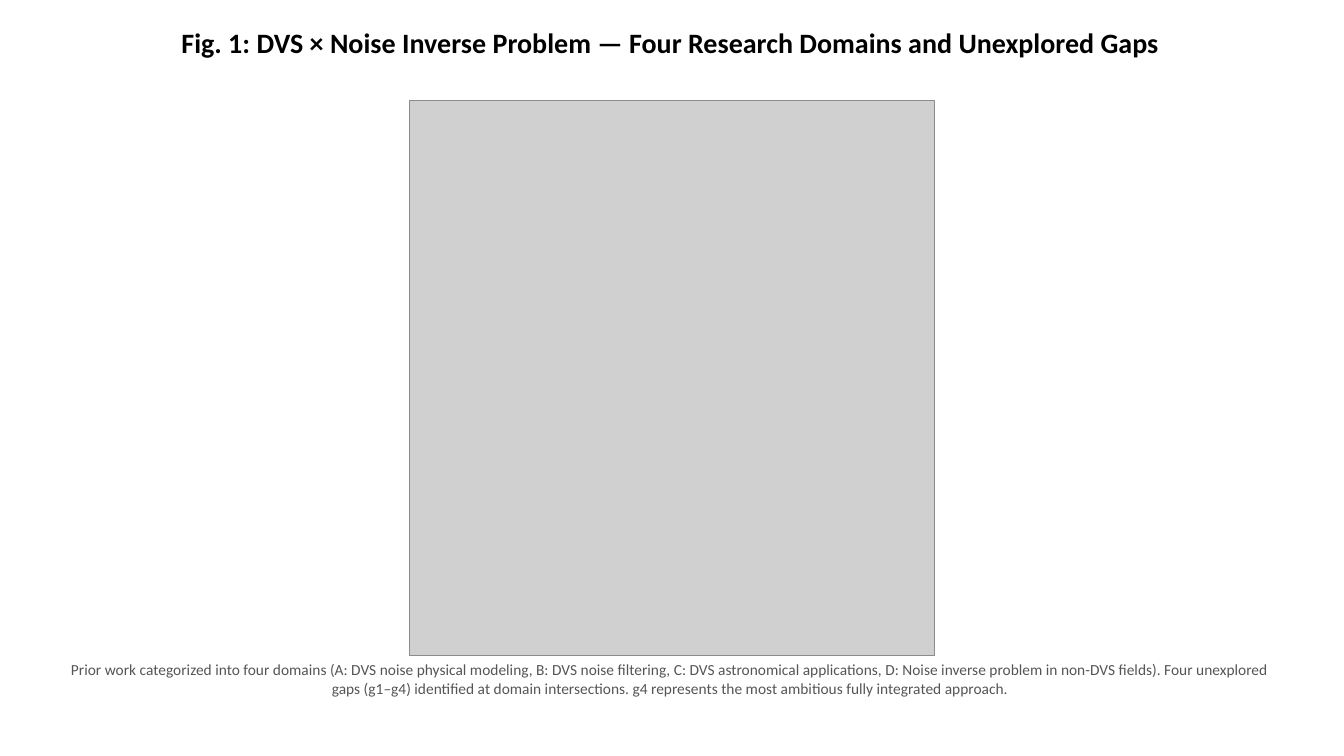
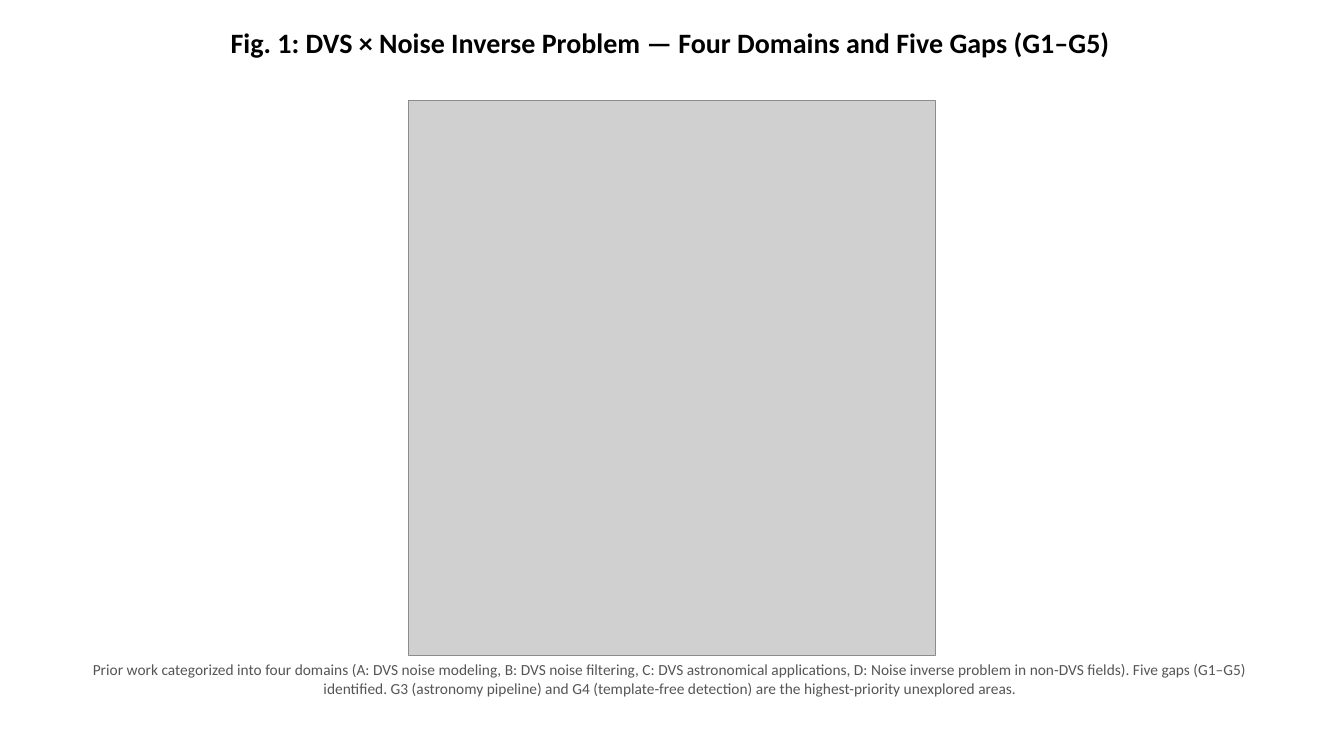
Before and after one commit to bougtoir/kotha-rct-decomposition, a slide deck: slide 1 of dvs_noise_inverse_problem/dvs_noise_inverse_problem_figures_en.pptx. Drawn at 1344x756 pixels with LibreOffice and Linux fonts; fonts in the diff are those of the drawing; grey boxes stand for pictures. Boxes give left, top, right and bottom in pixels: in the first picture for what was removed or moved away, otherwise in the second. Text is boxed around its words. In the diff, an @@ line names an element or a change of style, - is before the commit and + after.

```diff
--- a/dvs_noise_inverse_problem/dvs_noise_inverse_problem_figures_en.pptx
+++ b/dvs_noise_inverse_problem/dvs_noise_inverse_problem_figures_en.pptx
@@ text at (231, 32, 1109, 58): text changed @@
-Fig. 1: DVS × Noise Inverse Problem — Four Research Domains and Unexplored Gaps
+Fig. 1: DVS × Noise Inverse Problem — Four Domains and Five Gaps (G1–G5)
@@ text at (93, 664, 1245, 697): text changed @@
-Prior work categorized into four domains (A: DVS noise physical modeling, B: DVS noise filtering, C: DVS astronomical applications, D: Noise inverse problem in non-DVS fields). Four unexplored gaps (g1–g4) identified at domain intersections. g4 represents the most ambitious fully integrated approach.
+Prior work categorized into four domains (A: DVS noise modeling, B: DVS noise filtering, C: DVS astronomical applications, D: Noise inverse problem in non-DVS fields). Five gaps (G1–G5) identified. G3 (astronomy pipeline) and G4 (template-free detection) are the highest-priority unexplored areas.
```
Also in this commit, not shown: 1 other slide changed, 10 other files.
